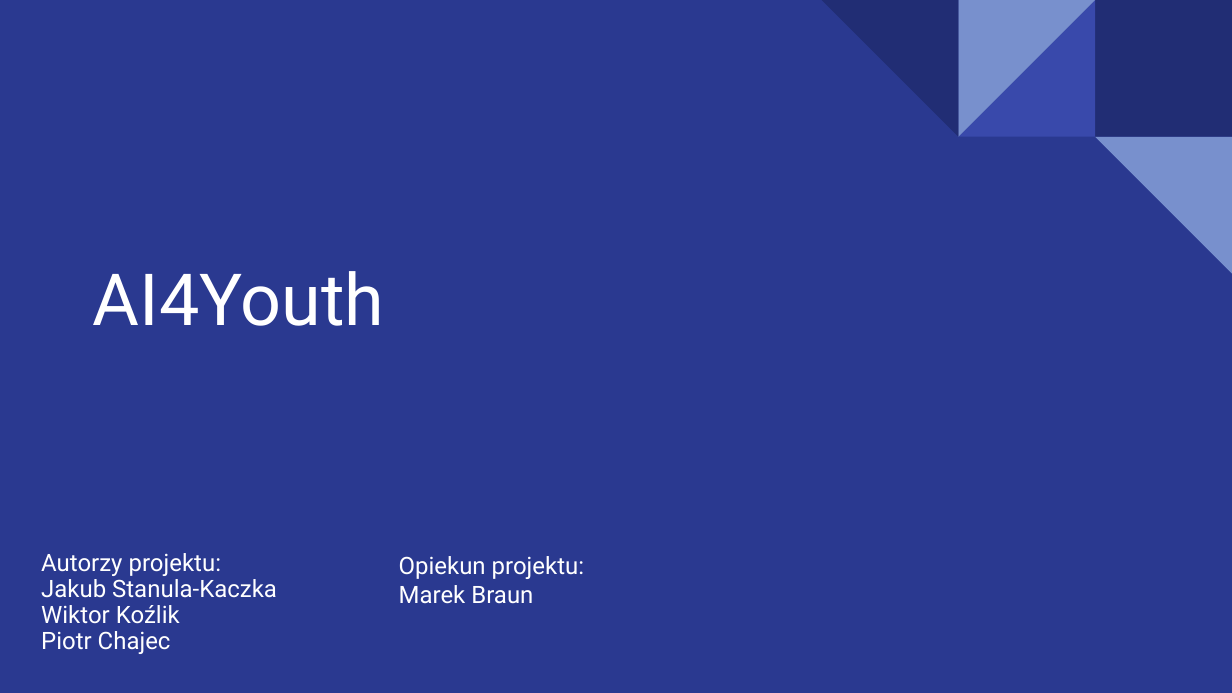
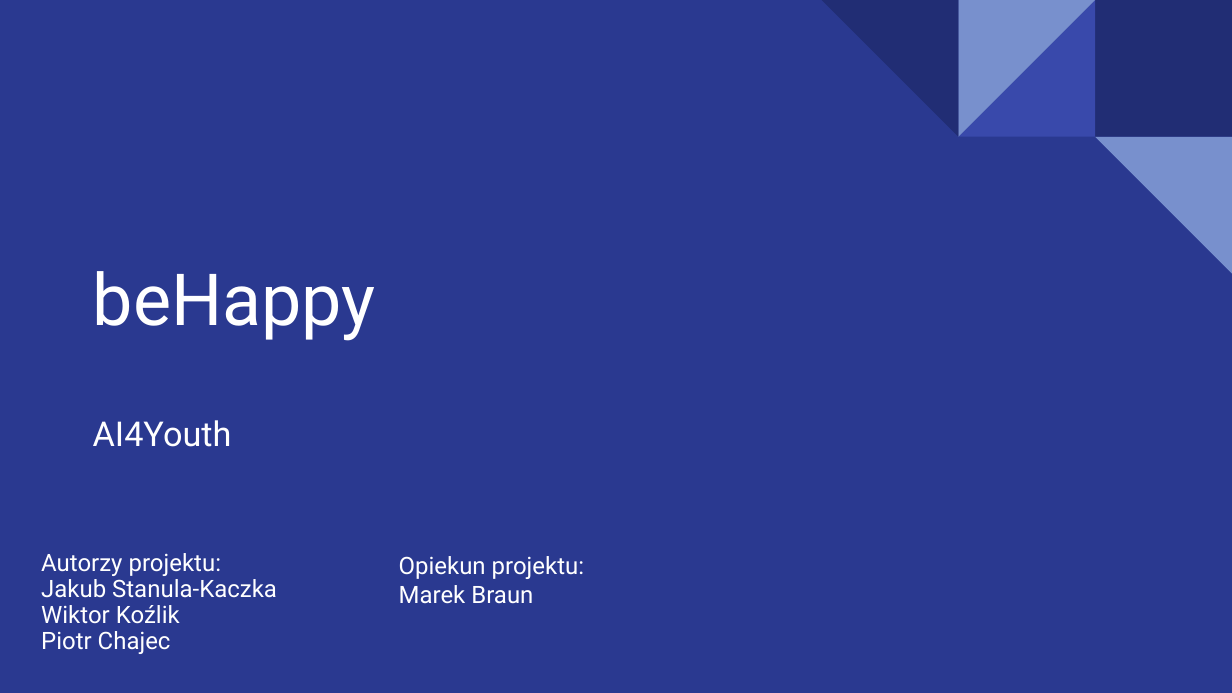
Before and after one commit to Jakub-S-K/beHappy-Ai4Youth, a slide deck: slide 1 of AI4Youth.pptx. Drawn at 1232x693 pixels with LibreOffice and Linux fonts; fonts in the diff are those of the drawing. Boxes give left, top, right and bottom in pixels: in the first picture for what was removed or moved away, otherwise in the second. Text is boxed around its words. In the diff, an @@ line names an element or a change of style, - is before the commit and + after.

```diff
--- a/AI4Youth.pptx
+++ b/AI4Youth.pptx
@@ title at (93, 271, 376, 341): text changed @@
-AI4Youth
+beHappy
@@ text added at (93, 420, 232, 447), 20 pt, text #FFFFFF @@
+AI4Youth
```
Also in this commit, not shown: 6 other slides changed.
